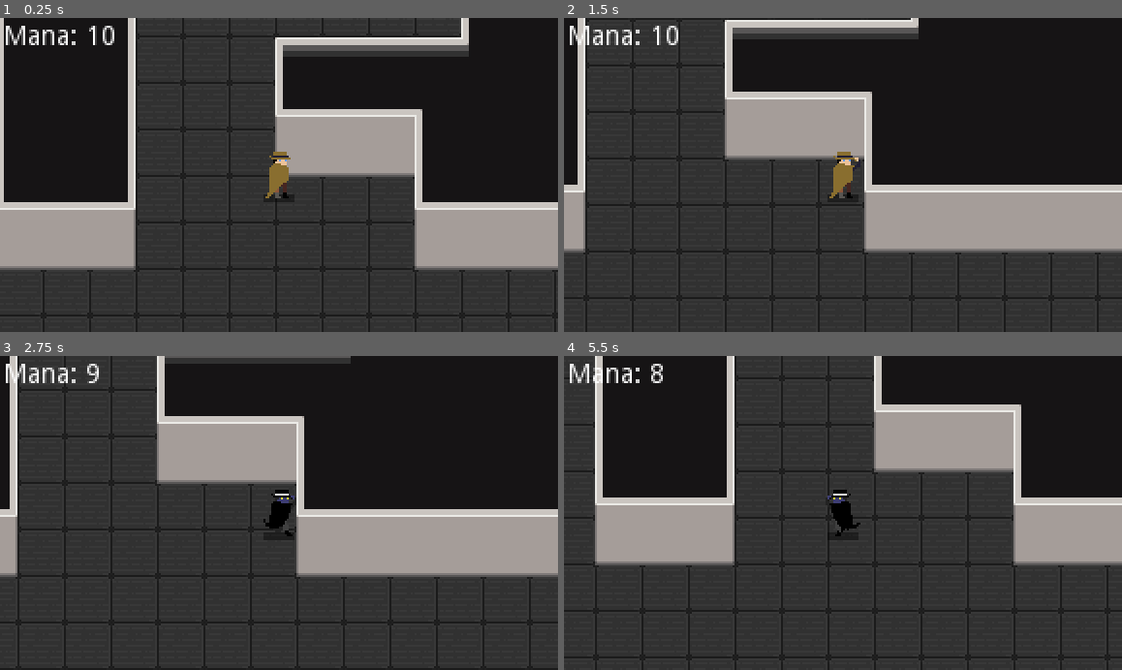
Above: before the commit, frames 1-4 (two rows, left to right).
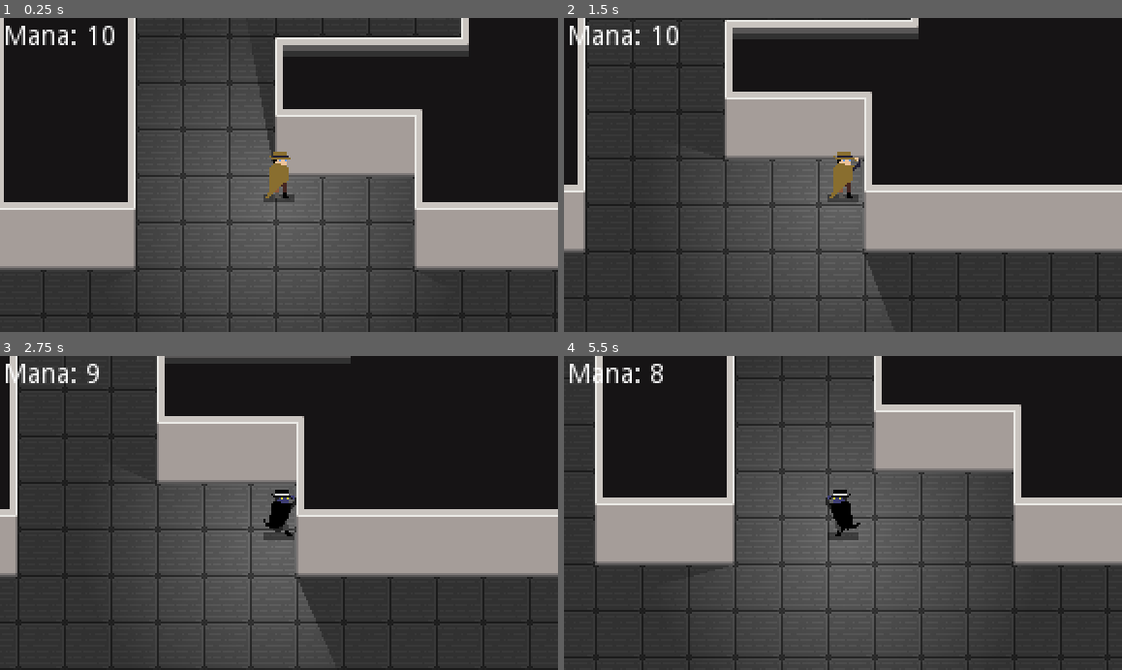
Above: after the commit, the same moments.

Repository: Cabidge/SGD1
Game: Godot game, scene res://assets/Main.tscn
The game is run twice, just before and just after one commit, with the same random seed, the same clock (stepped at 60 frames per second) and the same inputs. The engine's default icon, where the game draws it, is replaced by a stand-in: a white triangle on a blue panel in a dark square.
Inputs (mouse positions are in pixels of both pictures, inside the frame that each line leads up to):
- Up to frame 1 (0.25 s): no input
- Up to frame 2 (1.5 s): tap Enter at 0.5 s; move the mouse to (965, 159) at 0.52 s; press the mouse at (965, 159) at 0.53 s; hold D (move_right) 0.53-1.28 s; move the mouse to (731, 190) at 1.27 s; release the mouse at (731, 190) at 1.28 s; hold S (move_down) from 1.28 s (still down); right-click (731, 190) at 1.35 s
- Up to frame 3 (2.75 s): move the mouse to (334, 443) at 2.02 s; release S (move_down) at 2.03 s; press the mouse at (334, 443) at 2.03 s; hold D (move_right) from 2.03 s (still down)
- Up to frame 4 (5.5 s): move the mouse to (815, 575) at 2.77 s; release D (move_right) at 2.78 s; release the mouse at (815, 575) at 2.78 s; hold W (move_up) 2.78-3.53 s; right-click (815, 575) at 2.85 s; move the mouse to (1010, 560) at 3.52 s; press the mouse at (1010, 560) at 3.53 s; hold A (move_left) 3.53-5.03 s; move the mouse to (675, 465) at 4.27 s; release the mouse at (675, 465) at 4.28 s; right-click (675, 465) at 4.35 s; move the mouse to (870, 513) at 5.02 s; press the mouse at (870, 513) at 5.03 s; hold S (move_down) from 5.03 s (still down)

The runs differ from the first frame. In frame 1, 15% of the frame differs, in the area x 29-71%, y 22-94%; in frame 2, 8.3%; in frame 3, 8.9%; in frame 4, 18%, in the area x 30-71%, y 20-94%.

Commit message:
Created player light.

Diff:
--- a/assets/Main.tscn
+++ b/assets/Main.tscn
@@ -133,7 +133,7 @@
 0/autotile/navpoly_map = [  ]
 0/autotile/priority_map = [  ]
 0/autotile/z_index_map = [  ]
-0/occluder_offset = Vector2( 0, 0 )
+0/occluder_offset = Vector2( 0, -24 )
 0/navigation_offset = Vector2( 0, 0 )
 0/shape_offset = Vector2( 0, -24 )
 0/shape_transform = Transform2D( 1, 0, 0, 1, 0, -24 )
@@ -251,6 +251,7 @@
 [node name="YSort" type="YSort" parent="."]
 
 [node name="Walls" type="TileMap" parent="YSort"]
+light_mask = 0
 tile_set = SubResource( 16 )
 cell_size = Vector2( 24, 24 )
 cell_tile_origin = 2
--- a/assets/player/Player.tscn
+++ b/assets/player/Player.tscn
@@ -13,6 +13,7 @@
 [ext_resource path="res://assets/player/sprites/transition.png" type="Texture" id=11]
 [ext_resource path="res://assets/player/sprites/parry.png" type="Texture" id=12]
 [ext_resource path="res://assets/Shadow.tscn" type="PackedScene" id=13]
+[ext_resource path="res://assets/Spotlight.png" type="Texture" id=14]
 
 [sub_resource type="RectangleShape2D" id=1]
 extents = Vector2( 9, 4 )
@@ -241,6 +242,7 @@
 shape = SubResource( 1 )
 
 [node name="Sprite" type="AnimatedSprite" parent="."]
+light_mask = 0
 position = Vector2( 0, -12 )
 frames = SubResource( 41 )
 playing = true
@@ -282,6 +284,12 @@
 
 [node name="Shadow" parent="." instance=ExtResource( 13 )]
 scale = Vector2( 8, 2 )
+
+[node name="Light2D" type="Light2D" parent="."]
+texture = ExtResource( 14 )
+texture_scale = 0.8
+shadow_enabled = true
+shadow_color = Color( 0, 0, 0, 1 )
 [connection signal="tween_all_completed" from="Pivot/Trail/Tween" to="Pivot/Trail" method="_on_Tween_tween_all_completed"]
 [connection signal="timeout" from="StateMachine/ManaDecay" to="StateMachine" method="_on_ManaDecay_timeout"]
 [connection signal="timeout" from="StateMachine/ManaRegen" to="StateMachine" method="_on_ManaRegen_timeout"]
Binary file added: assets/Spotlight.png
Not shown, added: assets/Spotlight.png.import
Not shown: 1 places in assets/player/Player.tscn that only renumber resources
